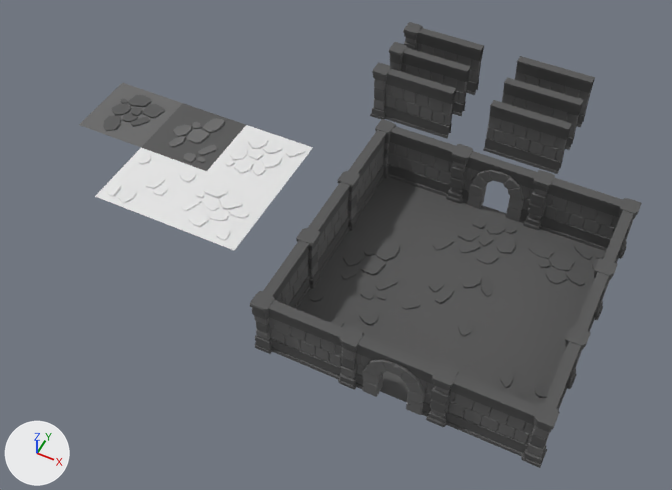
The Blender file complete_blender_creator_3_tutorial/modular_dungeon.blend as it was, and as the next commit left it.
Before and after are seen from a 50 mm camera at (15.2, -31.8, 32.8) aimed at (1.6, -4.5, -1.3). The axes (+X, +Y, +Z) are drawn at lower left. The lights are the same throughout. The first picture is the older version.

Names of what the first picture shows: 'Cube.007', 'Cube.011', 'Cube.012', 'Cube.013', 'Cube.016', 'Plane.003', 'floor_tile_five', 'floor_tile_five.001', 'floor_tile_five.002', 'floor_tile_one', 'floor_tile_one.001', 'floor_tile_three.001', 'floor_tile_three.002', 'floor_tile_two', 'floor_tile_two.001' and 17 more.
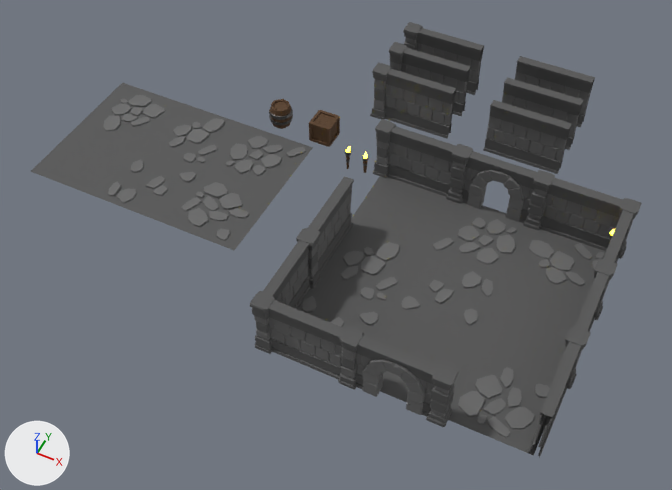
The change in detail:
Material 'flame' (mat_flame) is new.
Its base color is (1.0, 0.371, 0.0558) (orange #ffa443).
Its roughness is 0.0.
Its emission color is (1.0, 0.644, 0.00972) (yellow #ffd219).
Its emission strength is 50.0.
me_plane_003 has 148 vertices, 91 faces and spans x -2.0..2.0, y -2.0..2.0, z -0.12..0.11.
me_plane_003 is used by ob_floor_tile_one; location (-4.0, -6.0, 0.0).
me_plane_003 part 1: the 1 face centred in x 0.0, y 0.0, z 0.0 switches from no material to mat_grey (dark grey #565656).
me_plane_003 part 2: 90 of the faces centred in x -1.71..1.44, y -1.66..1.53, z -0.08..0.07 switch from no material to mat_light_grey (dark grey #696969).
me_plane_003 gains material mat_grey (dark grey #565656).
me_plane_004 has 148 vertices, 91 faces and spans x -2.0..2.0, y -2.0..2.0, z -0.1..0.11.
me_plane_004 is used by ob_floor_tile_two; location (-4.0, -2.0, 0.0).
me_plane_004 part 3: the 1 face centred in x 0.0, y 0.0, z 0.0 switches from no material to mat_grey (dark grey #565656).
me_plane_004 part 4: 90 of the faces centred in x -1.71..1.79, y -1.33..1.68, z -0.08..0.07 switch from no material to mat_light_grey (dark grey #696969).
me_plane_004 gains material mat_grey (dark grey #565656).
me_plane_007 has 100 vertices, 61 faces and spans x -2.0..2.0, y -2.0..2.0, z -0.11..0.11.
me_plane_007 is used by ob_floor_tile_five; location (-8.0, -6.0, 0.0).
me_plane_007 part 5: the 1 face centred in x 0.0, y 0.0, z 0.0 switches from no material to mat_grey (dark grey #565656).
me_plane_007 part 6: 60 of the faces centred in x -1.67..1.72, y -1.72..1.81, z -0.07..0.07 switch from no material to mat_light_grey (dark grey #696969).
me_plane_007 gains material mat_grey (dark grey #565656).
Mesh me_cylinder_002 is new.
It has 202 vertices, 167 faces and spans x -0.094..0.094, y -0.088..0.094, z -0.519..0.827.
Faces by material slot: [17, 109, 41].
It uses material mat_brown (brown #573d25).
It uses material mat_metal_grey (dark grey #686868).
It uses material mat_flame (orange #ffa443, glowing yellow #ffd219).
Mesh me_cylinder_001 is new.
It has 121 vertices, 115 faces and spans x -0.097..0.097, y -0.097..0.097, z -0.35..0.542.
Faces by material slot: [17, 57, 41].
It uses material mat_brown (brown #573d25).
It uses material mat_metal_grey (dark grey #686868).
It uses material mat_flame (orange #ffa443, glowing yellow #ffd219).
Object 'floor_tile_one.001' (ob_floor_tile_one_001) now shows me_plane_003 instead of me_plane_014.
Object 'floor_tile_two.001' (ob_floor_tile_two_001) now shows me_plane_004 instead of me_plane_015.
Object 'floor_tile_five.001' (ob_floor_tile_five_001) now shows me_plane_007 instead of me_plane_017.
Object 'floor_tile_five.002' (ob_floor_tile_five_002) now shows me_plane_007 instead of me_plane_022.
Object 'barrel' (ob_barrel) is now shown.
Object 'crate' (ob_crate) is now shown.
Object 'Cube.011' (ob_cube_011) is now hidden.
Object 'Cube.016' (ob_cube_016) is now hidden.
Object 'torch' (ob_torch) is new; it shows me_cylinder_002.
Its location is (0.02, 0.0, 0.0).
Its scale is (2.0, 2.0, 1.2).
Object 'tourch_two' (ob_tourch_two) is new; it shows me_cylinder_001.
Its location is (1.0, 0.0, 0.11).
Its scale is (1.69, 1.69, 1.69).
Object 'Plane.001' (ob_plane_001) is new; it shows me_plane_002.
Its location is (-12.0, -6.0, 0.0).

Where the change shows, as pixel boxes (x1, y1, x2, y2) in the pictures (672 x 490 px):
'Cube.011', hidden: before (445, 374, 560, 468)
'Plane.001', added: after (31, 125, 141, 196)
'Cube.016', hidden: before (338, 130, 386, 231)
'crate', shown (brown): after (309, 110, 340, 147)
'barrel', shown: after (269, 99, 293, 129)
'torch', added: after (345, 146, 351, 169)
'tourch_two', added: after (362, 152, 368, 173)
part 1 of me_plane_003, recoloured (white to dark grey): before (163, 172, 276, 250); after (163, 172, 550, 456)
part 2 of me_plane_003, recoloured (white to dark grey): before (181, 182, 249, 240); after (181, 182, 550, 438)
part 3 of me_plane_004, recoloured (white to dark grey): before (207, 125, 313, 196); after (207, 125, 517, 265)
part 4 of me_plane_004, recoloured (white to dark grey): before (226, 136, 306, 176); after (226, 136, 516, 264)
part 5 of me_plane_007, recoloured (white to dark grey): before (95, 148, 207, 223); after (95, 148, 494, 339)
part 6 of me_plane_007, recoloured (white to dark grey): before (108, 152, 196, 203); after (108, 159, 493, 327)
